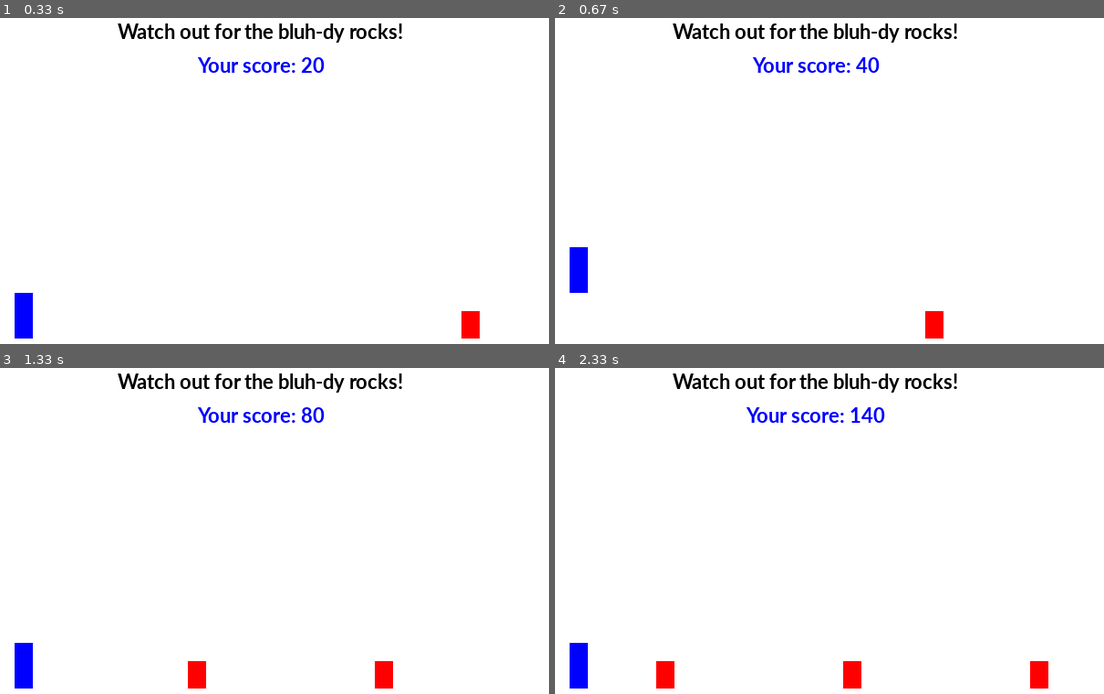
Above: before the commit, frames 1-4 (two rows, left to right).
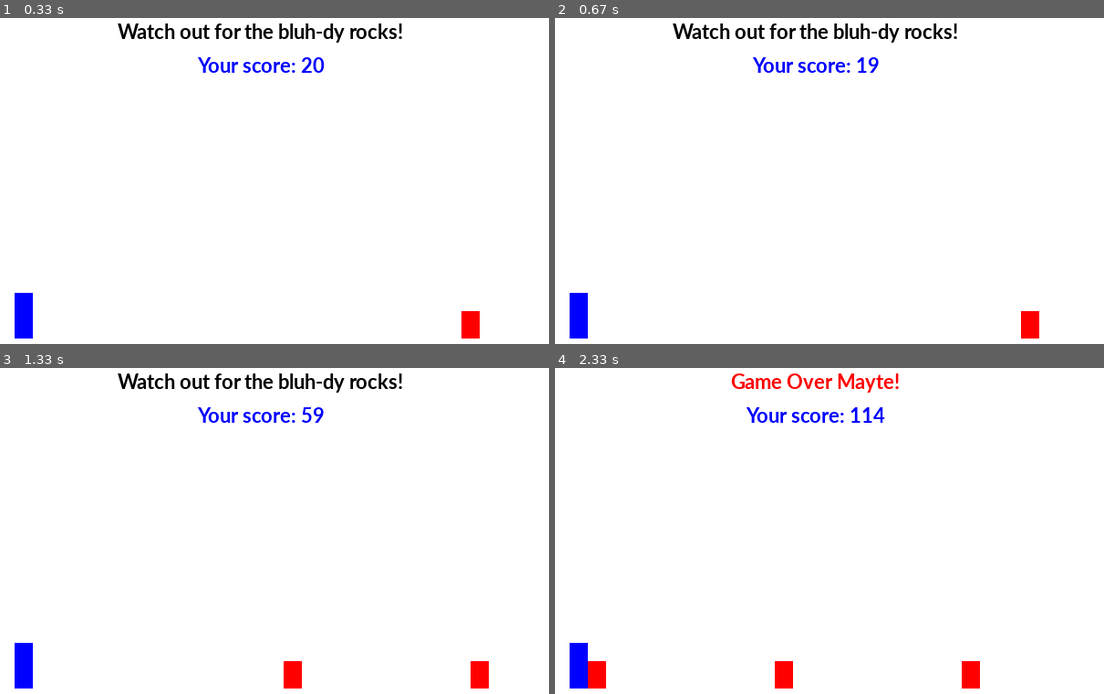
Above: after the commit, the same moments.

Repository: ravitkhurana/watchout
Game: pygame game, started from watchout/main.py
The game is run twice, just before and just after one commit, with the same random seed, the same clock (stepped at 60 frames per second) and the same inputs.
Inputs:
- Up to frame 1 (0.33 s): no input
- Up to frame 2 (0.67 s): hold R from 0.33 s (still down); hold Up from 0.33 s (still down)
- Up to frame 3 (1.33 s): release R at 0.8 s; release Up at 0.8 s; hold Up 0.83-1.3 s
- Up to frame 4 (2.33 s): hold Up 1.33-1.8 s; hold Up 1.83-2.13 s; hold Up from 2.17 s (still down)

Frame 1 is identical in both runs. In frame 2, 1.6% of the frame differs, in the area x 2-89%, y 12-99%; in frame 3, 1.2%; in frame 4, 3.2%, in the area x 5-90%, y 1-99%.

Commit message:
Done some refactoring
1. Created new class Obstacles to contain the obstacles.
2. Moved code to update obstacles from GameState to Obstacles.
3. Added update() method to the class Player.

Diff:
--- a/watchout/main.py
+++ b/watchout/main.py
@@ -3,6 +3,7 @@
 
 
 class Color(enum.Enum):
+
     """
     Enumeration for common colors
     """
@@ -14,22 +15,24 @@
 
 
 class Constants(object):
+
     """
     Class to hold constants used in game
     """
     GRAVITY = 1
+    RESOLUTION = (640, 480)
+    ROAD_Y = 400
 
 
 class GameState(object):
+
     """
     Class to maintain current state of the game
     """
+
     def __init__(self):
         self.player = Player()
-        self.obstacles = list()
-        self.prev_obstacle = None
-        self.resolution = None
-        self.road_y = None
+        self.obstacles = Obstacles()
         self.is_game_over = False
         self.score = 0
 
@@ -39,32 +42,10 @@
         for collisions and incrementing the score. Set self.is_game_over if
         a collision is detected.
         """
-        self.update_obstacles()
+        self.player.update()
+        self.obstacles.update()
         self.check_collision()
         self.score += 1
-
-    def spawn_obstacle(self):
-        """
-        This method spawns new obstacles if required.
-        """
-        if self.prev_obstacle is None or self.resolution[0] - self.prev_obstacle.position[0] > 200:
-            obstacle_dim = (20, 30)
-            obstacle_pos = [self.resolution[0], self.road_y - obstacle_dim[1]]
-            self.prev_obstacle = Obstacle(obstacle_dim, obstacle_pos)
-            self.obstacles.append(self.prev_obstacle)
-
-    def update_obstacles(self):
-        """
-        This method updates the position of all obstacles
-        """
-        self.spawn_obstacle()
-        obstacles_to_be_removed = list()
-        for obstacle in self.obstacles:
-            obstacle.position[0] -= 5
-            if obstacle.position[0] + obstacle.dimensions[0] < 0:
-                obstacles_to_be_removed.append(obstacle)
-        for obstacle in obstacles_to_be_removed:
-            self.obstacles.remove(obstacle)
 
     def check_collision(self):
         """
@@ -95,107 +76,163 @@
 
 
 class Player(object):
+
     """
     Class to maintain player's state.
     """
+
     def __init__(self):
         self.dimensions = None
         self.position = None
         self.in_jump = False
-        self.position_before_jump = None
-        self.speed = 0
+        self.velocity = [0, 0]
 
     def jump(self):
         """
         This method initiates a jump if player is not already in between a
         jump. Otherwise, it just updates player's position according to
-        player's current speed and value of Constants.GRAVITY.
+        player's current velocity and value of Constants.GRAVITY.
         """
         if not self.in_jump:
-            self.speed = 15
-            self.position_before_jump = (self.position[0], self.position[1])
+            self.velocity = [0, 15]
             self.in_jump = True
-        t = 1
-        distance = (self.speed * t) - (Constants.GRAVITY * (t ^ 2))
-        self.speed -= Constants.GRAVITY * t
-        self.position[1] -= distance
-        if self.position[1] > self.position_before_jump[1]:
-            self.position[1] = self.position_before_jump[1]
-            self.in_jump = False
-            self.position_before_jump = None
+
+    def update(self):
+        """
+        This method updates player's position if the player is already in
+        motion.
+        """
+        if self.in_jump:
+            t = 1
+            distance = (self.velocity[1] * t) - (Constants.GRAVITY * (t ^ 2))
+            self.velocity[1] -= Constants.GRAVITY * t
+            self.position[1] -= distance
+            if self.position[1] > Constants.ROAD_Y - self.dimensions[1]:
+                self.position[1] = Constants.ROAD_Y - self.dimensions[1]
+                self.in_jump = False
+                self.velocity[1] = 0
 
 
 class Obstacle(object):
+
     """
     Class to maintain an obstacle's state.
     """
-    def __init__(self):
-        self.dimensions = None
-        self.position = None
 
     def __init__(self, dim, pos):
         self.dimensions = dim
         self.position = pos
 
 
-def main():
-    """
-    Main method which starts the game.
-    """
-    pygame.init()
-    # Initialize game state
-    game_state = GameState()
-    game_state.resolution = (640, 480)
-    game_state.road_y = 400
-    game_state.player.dimensions = (20, 50)
-    game_state.player.position = [50, game_state.road_y - game_state.player.dimensions[1]]
-    screen = pygame.display.set_mode(game_state.resolution)
-    pygame.display.set_caption("Watch Out!")
-    clock = pygame.time.Clock()
-    done = False
-    # Game loop
-    while not done:
-        # * Process events in the events queue
-        player_jump = False
-        for event in pygame.event.get():
-            assert isinstance(event, pygame.event.EventType)
-            if event.type == pygame.QUIT:
-                done = True
-            elif event.type == pygame.KEYDOWN:
-                if event.key == pygame.K_UP:
-                    player_jump = True
-                if event.key == pygame.K_ESCAPE:
+class Obstacles(list):
+
+    """
+    Class to contain and manage all the obstacles
+    """
+
+    def __init__(self):
+        super().__init__()
+
+    def spawn_obstacle(self):
+        """
+        This method spawns new obstacles if required.
+        """
+        if len(self) == 0 or Constants.RESOLUTION[0] - self[-1].position[0] > 200:
+            obstacle_dim = (20, 30)
+            obstacle_pos = [Constants.RESOLUTION[0], Constants.ROAD_Y - obstacle_dim[1]]
+            self.append(Obstacle(obstacle_dim, obstacle_pos))
+
+    def update(self):
+        """
+        This method updates the position of all obstacles
+        """
+        self.spawn_obstacle()
+        obstacles_to_be_removed = list()
+        for obstacle in self:
+            obstacle.position[0] -= 5
+            if obstacle.position[0] + obstacle.dimensions[0] < 0:
+                obstacles_to_be_removed.append(obstacle)
+        for obstacle in obstacles_to_be_removed:
+            self.remove(obstacle)
+
+
+class Game(object):
+
+    """
+    The game class
+    """
+
+    def __init__(self):
+        self.restart = True
+
+    def start(self):
+        """
+        This method starts the game
+        """
+        while self.restart:
+            self.restart = False
+            self.main()
+
+    def main(self):
+        """
+        Main method which runs the game.
+        """
+        pygame.init()
+        # Initialize game state
+        game_state = GameState()
+        game_state.player.dimensions = (20, 50)
+        game_state.player.position = [50, Constants.ROAD_Y - game_state.player.dimensions[1]]
+        screen = pygame.display.set_mode(Constants.RESOLUTION)
+        pygame.display.set_caption("Watch Out!")
+        clock = pygame.time.Clock()
+        done = False
+        # Game loop
+        while not done:
+            # * Process events in the events queue
+            player_jump = False
+            for event in pygame.event.get():
+                assert isinstance(event, pygame.event.EventType)
+                if event.type == pygame.QUIT:
                     done = True
-        if not game_state.is_game_over:
-            # * Perform calculations for movements, collision detection, etc.
-            if player_jump or game_state.player.in_jump:
-                game_state.player.jump()
-            game_state.update()
-        # * Draw on screen
-        screen.fill(Color.WHITE.value)
-        font = pygame.font.SysFont('Calibri', 25, True, False)
-        if not game_state.is_game_over:
-            text = font.render("Watch out for the bluh-dy rocks!", True, Color.BLACK.value)
-        else:
-            text = font.render("Game Over Mayte!", True, Color.RED.value)
-        screen.blit(text, ((screen.get_width() - text.get_width())/2, 50))
-        score_text = font.render("Your score: " + game_state.score.__str__(), True, Color.BLUE.value)
-        screen.blit(score_text, ((screen.get_width() - score_text.get_width())/2, score_text.get_height() + 60))
-        # Draw player
-        player_x, player_y = game_state.player.position
-        player_w, player_h = game_state.player.dimensions
-        pygame.draw.rect(screen, Color.BLUE.value, [player_x, player_y, player_w, player_h], 0)
-        # Draw obstacles
-        for obstacle in game_state.obstacles:
-            obstacle_x, obstacle_y = obstacle.position
-            obstacle_w, obstacle_h = obstacle.dimensions
-            pygame.draw.rect(screen, Color.RED.value, [obstacle_x, obstacle_y, obstacle_w, obstacle_h], 0)
-        # * Refresh screen
-        pygame.display.flip()
-        # * Set maximun FPS
-        clock.tick(60)
-    pygame.quit()
+                elif event.type == pygame.KEYDOWN:
+                    if event.key == pygame.K_UP:
+                        player_jump = True
+                    if event.key == pygame.K_r:
+                        self.restart = True
+                        done = True
+                    if event.key == pygame.K_ESCAPE:
+                        done = True
+            if not game_state.is_game_over:
+                # * Perform calculations for movements, collision detection, etc.
+                if player_jump:
+                    game_state.player.jump()
+                game_state.update()
+            # * Draw on screen
+            screen.fill(Color.WHITE.value)
+            font = pygame.font.SysFont('Calibri', 25, True, False)
+            if not game_state.is_game_over:
+                text = font.render("Watch out for the bluh-dy rocks!", True, Color.BLACK.value)
+            else:
+                text = font.render("Game Over Mayte!", True, Color.RED.value)
+            screen.blit(text, ((screen.get_width() - text.get_width())/2, 50))
+            score_text = font.render("Your score: " + game_state.score.__str__(), True, Color.BLUE.value)
+            screen.blit(score_text, ((screen.get_width() - score_text.get_width())/2, score_text.get_height() + 60))
+            # Draw player
+            player_x, player_y = game_state.player.position
+            player_w, player_h = game_state.player.dimensions
+            pygame.draw.rect(screen, Color.BLUE.value, [player_x, player_y, player_w, player_h], 0)
+            # Draw obstacles
+            for obstacle in game_state.obstacles:
+                obstacle_x, obstacle_y = obstacle.position
+                obstacle_w, obstacle_h = obstacle.dimensions
+                pygame.draw.rect(screen, Color.RED.value, [obstacle_x, obstacle_y, obstacle_w, obstacle_h], 0)
+            # * Refresh screen
+            pygame.display.flip()
+            # * Set maximun FPS
+            clock.tick(60)
+        pygame.quit()
 
 
 if __name__ == '__main__':
-    main()
+    game = Game()
+    game.start()
